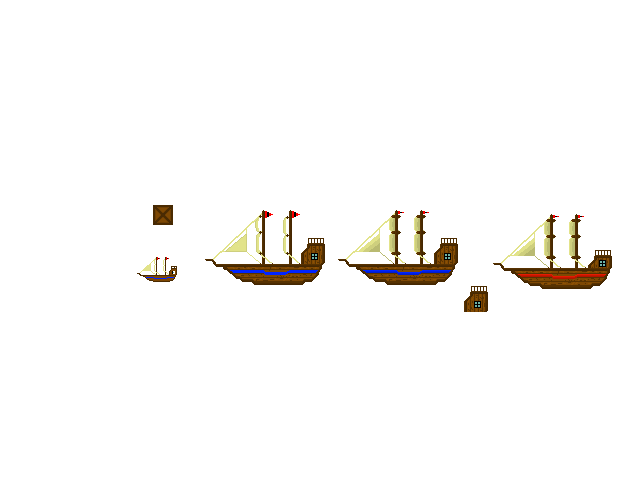
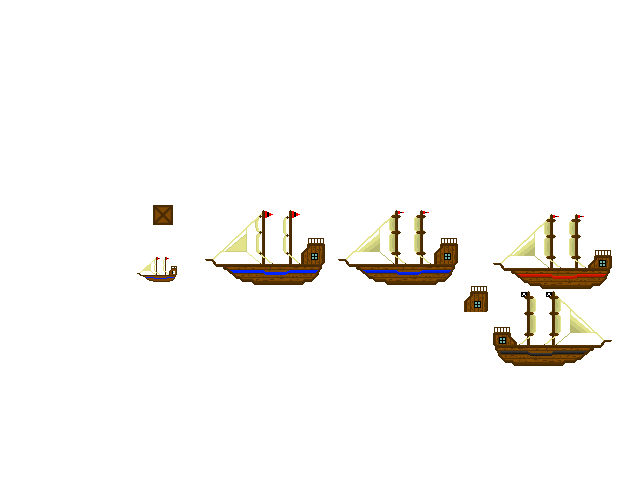
Layered file, before and after one edit (w=640, h=480). Changes by layer:
painted on "Layer" over [493, 291, 612, 366]
